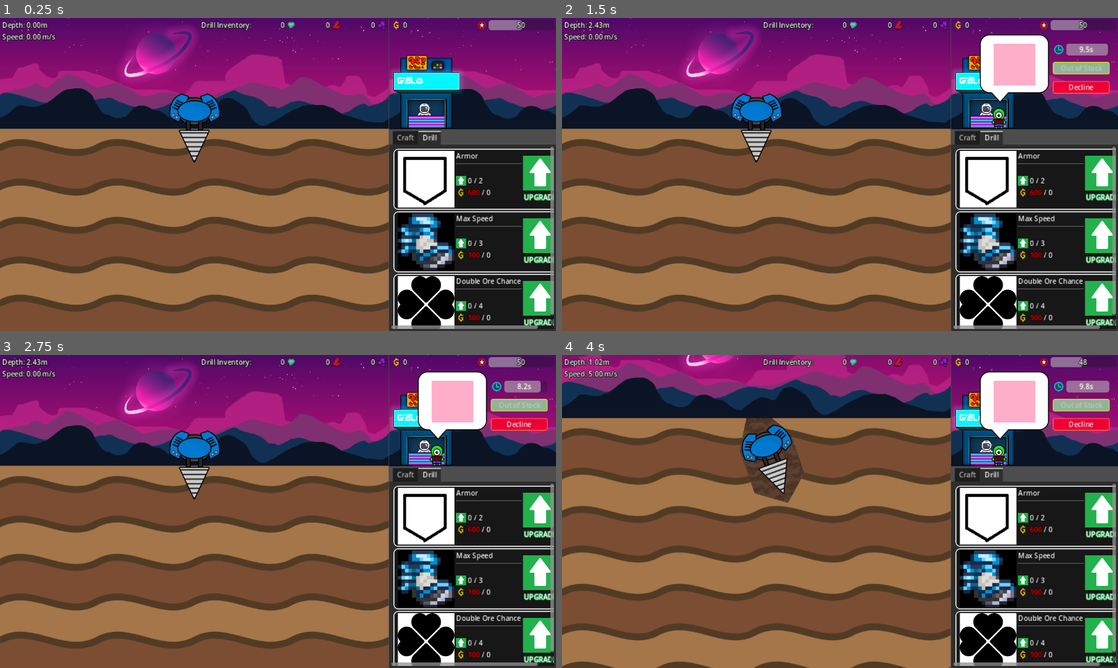
Above: before the commit, frames 1-4 (two rows, left to right).
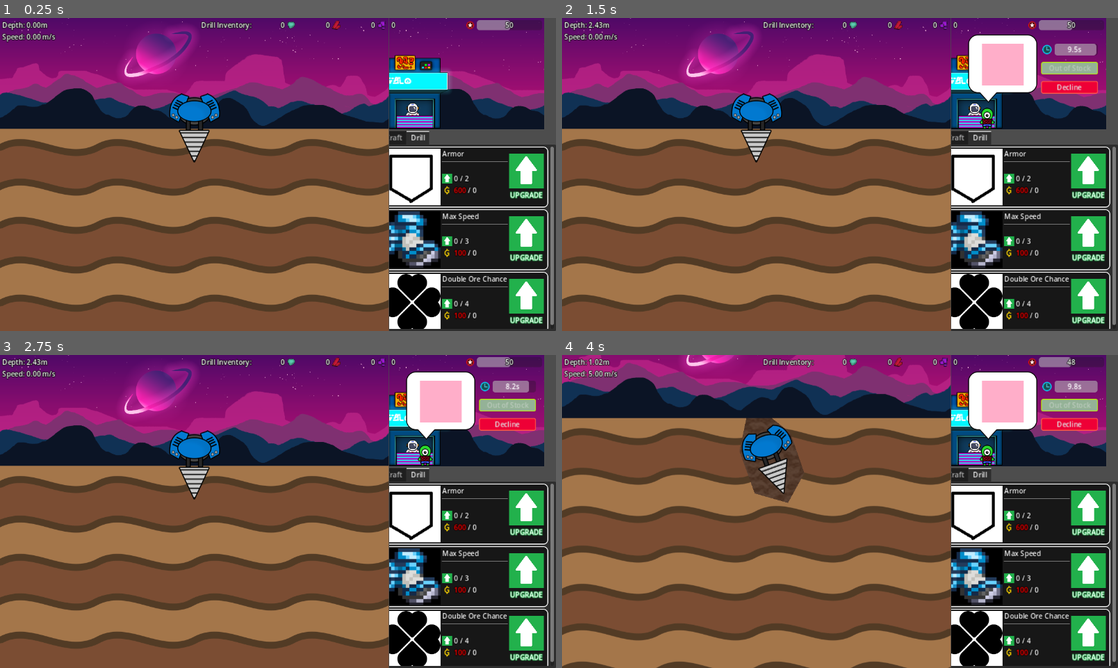
Above: after the commit, the same moments.

Repository: aNotSoCleverName/mechanicore
Game: Godot game, scene res://Main.tscn
The game is run twice, just before and just after one commit, with the same random seed, the same clock (stepped at 60 frames per second) and the same inputs.
Inputs:
- Up to frame 1 (0.25 s): no input
- Up to frame 2 (1.5 s): tap Enter (ui_accept) at 0.5, 0.77 s; hold Right (ui_right) 0.53-1.28 s; tap R at 0.6, 1.35 s; hold Down (ui_down) from 1.28 s (still down)
- Up to frame 3 (2.75 s): tap Enter (ui_accept) at 1.52 s; release Down (ui_down) at 2.03 s; hold Right (ui_right) from 2.03 s (still down); tap R at 2.1 s
- Up to frame 4 (4 s): release Right (ui_right) at 2.75 s; click "Decline" at 2.75 s; tap Enter (ui_accept) at 3.5, 3.77 s; hold Up (ui_up) from 3.53 s (still down); tap R at 3.6 s

The runs differ from the first frame. In frame 1, 12% of the frame differs, in the area x 70-100%, y 0-100%; in frame 2, 14%; in frame 3, 14%; in frame 4, 14%.

Commit message:
Adjusted layout

Diff:
--- a/Base/Base.tscn
+++ b/Base/Base.tscn
@@ -208,28 +208,29 @@
 
 [node name="ScrollContainer" type="ScrollContainer" parent="Menu/Drill/MarginContainer"]
 layout_mode = 2
+horizontal_scroll_mode = 0
 
 [node name="MarginContainer" type="MarginContainer" parent="Menu/Drill/MarginContainer/ScrollContainer"]
 layout_mode = 2
 size_flags_horizontal = 3
-theme_override_constants/margin_left = 5
-theme_override_constants/margin_top = 5
-theme_override_constants/margin_right = 5
-theme_override_constants/margin_bottom = 5
+theme_override_constants/margin_right = 5
 
 [node name="Upgrades" type="VBoxContainer" parent="Menu/Drill/MarginContainer/ScrollContainer/MarginContainer"]
 layout_mode = 2
 
 [node name="Max Shield" parent="Menu/Drill/MarginContainer/ScrollContainer/MarginContainer/Upgrades" instance=ExtResource("15_1nhla")]
 layout_mode = 2
+size_flags_horizontal = 3
 upgrade = ExtResource("16_3qowb")
 
 [node name="Max Speed" parent="Menu/Drill/MarginContainer/ScrollContainer/MarginContainer/Upgrades" instance=ExtResource("15_1nhla")]
 layout_mode = 2
+size_flags_horizontal = 3
 upgrade = ExtResource("17_w2vqp")
 
 [node name="Double Ore Chance" parent="Menu/Drill/MarginContainer/ScrollContainer/MarginContainer/Upgrades" instance=ExtResource("15_1nhla")]
 layout_mode = 2
+size_flags_horizontal = 3
 upgrade = ExtResource("18_1j1fr")
 
 [connection signal="tree_entered" from="." to="." method="_on_tree_entered"]
--- a/Base/Menu/Upgrade/Resource/Max Shield.tres
+++ b/Base/Menu/Upgrade/Resource/Max Shield.tres
@@ -1,4 +1,4 @@
-[gd_resource type="Resource" script_class="DrillUpgrade" load_steps=3 format=3 uid="uid://bphf43yah6k8p"]
+[gd_resource type="Resource" script_class="Upgrade" load_steps=3 format=3 uid="uid://bphf43yah6k8p"]
 
 [ext_resource type="Texture2D" uid="uid://ijln68w0typ1" path="res://Base/Menu/Upgrade/Upgrade Node/Upgrade - Placeholder.png" id="1_8dtqk"]
 [ext_resource type="Script" path="res://Base/Menu/Upgrade/Upgrade.gd" id="2_38521"]
--- a/Base/Menu/Upgrade/Resource/Max Speed.tres
+++ b/Base/Menu/Upgrade/Resource/Max Speed.tres
@@ -1,4 +1,4 @@
-[gd_resource type="Resource" script_class="DrillUpgrade" load_steps=3 format=3 uid="uid://cddvaa6tybrd8"]
+[gd_resource type="Resource" script_class="Upgrade" load_steps=3 format=3 uid="uid://cddvaa6tybrd8"]
 
 [ext_resource type="Texture2D" uid="uid://b3flhfg7opk2j" path="res://Base/Menu/Upgrade/Upgrade Node/Max Speed.png" id="1_joaxk"]
 [ext_resource type="Script" path="res://Base/Menu/Upgrade/Upgrade.gd" id="2_xengp"]
